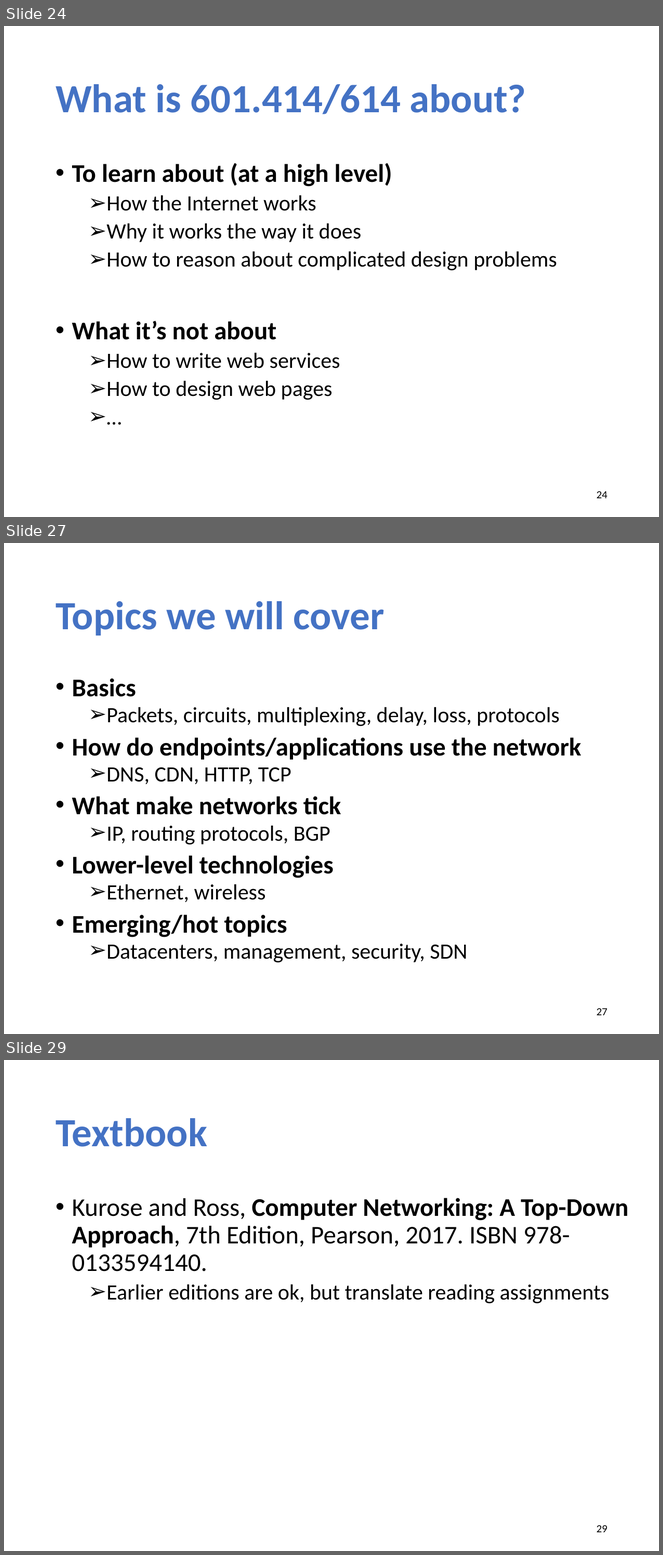
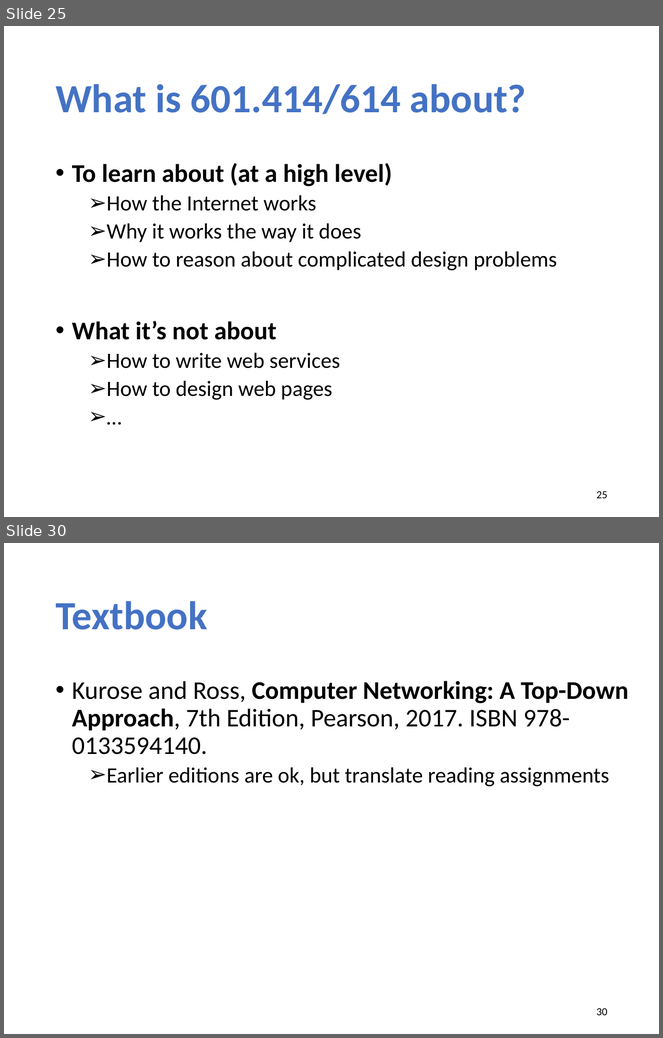
Before and after one commit to xinjin/course-net, a slide deck: slides/lec01_introduction.pptx. Shown one above the other, each under a label of ours: slides 24, 27 and 29 before the commit, slides 25 and 30 after it; the slides between them are not shown. The pictures are 663x1555 and 663x1038 pixels, drawn with LibreOffice and Linux fonts; fonts in the diff are those of the drawing. Boxes give left, top, right and bottom in pixels: in the first picture for what was removed or moved away, otherwise in the second. Text is boxed around its words. In the diff, an @@ line names an element or a change of style, - is before the commit and + after.

```diff
--- a/slides/lec01_introduction.pptx
+++ b/slides/lec01_introduction.pptx
@@ slide 27 removed at <box>4,543,659,1034</box>, background #FFFFFF @@
@@ title removed at <box>55,601,385,636</box> @@
-Topics we will cover
@@ text removed at <box>72,678,582,963</box> @@
-• Basics
-  ➢ Packets, circuits, multiplexing, delay, loss, protocols
-• How do endpoints/applications use the network
-  ➢ DNS, CDN, HTTP, TCP
-• What make networks tick
-  ➢ IP, routing protocols, BGP
-• Lower-level technologies
-  ➢ Ethernet, wireless
-• Emerging/hot topics
-  ➢ Datacenters, management, security, SDN
@@ page number removed at <box>597,1008,608,1016</box> @@
-27
@@ what was slide 24 is now slide 25 @@
@@ page number at <box>597,491,608,499</box>: text changed @@
-24
+25
@@ what was slide 29 is now slide 30 @@
@@ page number at <box>597,1008,608,1016</box>: text changed @@
-29
+30
```
Also in this commit, not shown: 10 slides changed, 2 slides added, 1 other file.
